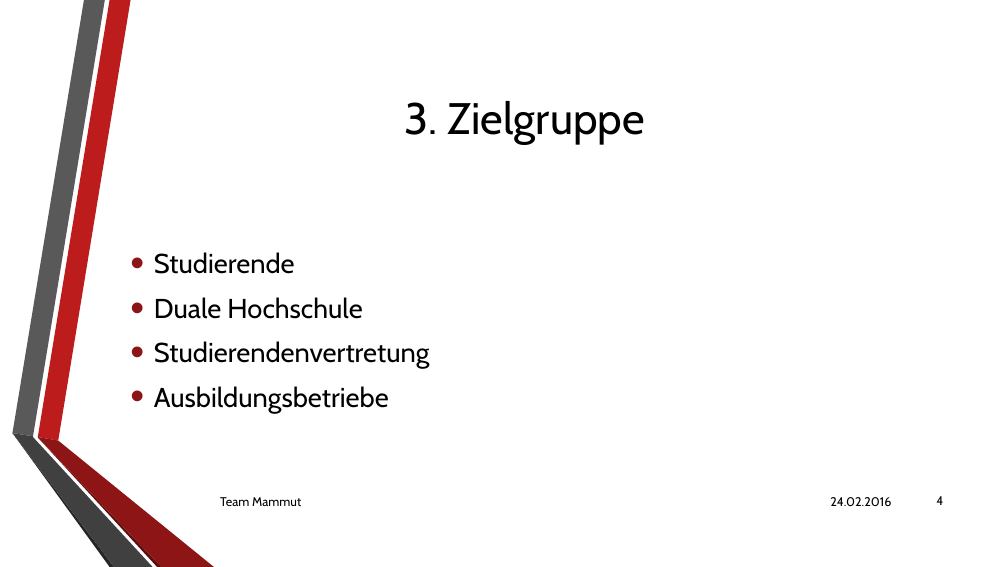
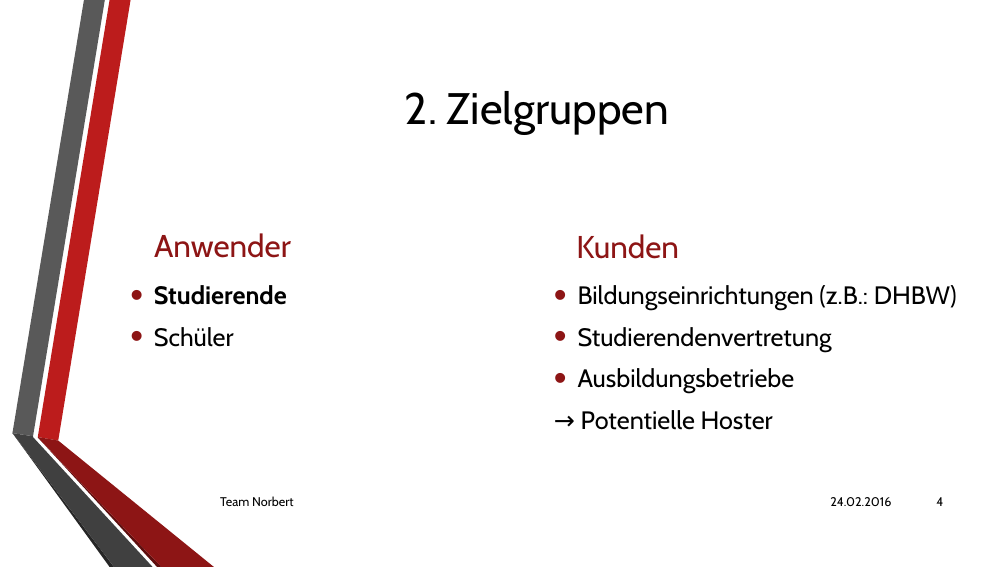
Before and after one commit to Pfeifenjoy/norbert, a slide deck: slide 4 of praesentationens/projektvorstellung/projektvorstellung.pptx. Drawn at 1008x567 pixels with LibreOffice and Linux fonts; fonts in the diff are those of the drawing; background and template pictures are left out. Boxes give left, top, right and bottom in pixels: in the first picture for what was removed or moved away, otherwise in the second. Text is boxed around its words. In the diff, an @@ line names an element or a change of style, - is before the commit and + after.

```diff
--- a/praesentationens/projektvorstellung/projektvorstellung.pptx
+++ b/praesentationens/projektvorstellung/projektvorstellung.pptx
@@ title at bbox=[405, 91, 669, 135]: text changed @@
-3. Zielgruppe
+2. Zielgruppen
@@ text added at bbox=[154, 233, 291, 258], 30 pt, text #8D1515 @@
+Anwender
@@ text added at bbox=[576, 234, 679, 259], 30 pt, text #8D1515 @@
+Kunden
@@ text "Studierende": place and size @@
-text "Studierende" at bbox=[154, 252, 430, 413]
+text "Studierende" at bbox=[154, 285, 287, 347]
@@ text "Studierende" at bbox=[154, 285, 287, 347]: vertical alignment middle to top @@
@@ text at bbox=[154, 285, 287, 305]: size 26 to 24 pt, bold on in "Studierende" @@
@@ text added at bbox=[578, 285, 957, 430], 24 pt, text #000000 @@
+• Bildungseinrichtungen (z.B.: DHBW)
+• Studierendenvertretung
+• Ausbildungsbetriebe
+→ Potentielle Hoster
@@ text at bbox=[154, 327, 234, 347]: text changed; size 26 to 24 pt @@
-• Duale Hochschule
-• Studierendenvertretung
-• Ausbildungsbetriebe
+• Schüler
@@ text at bbox=[220, 496, 293, 506]: text changed @@
-Team Mammut
+Team Norbert
```
Also in this commit, not shown: 6 other slides changed, 1 slide added.
